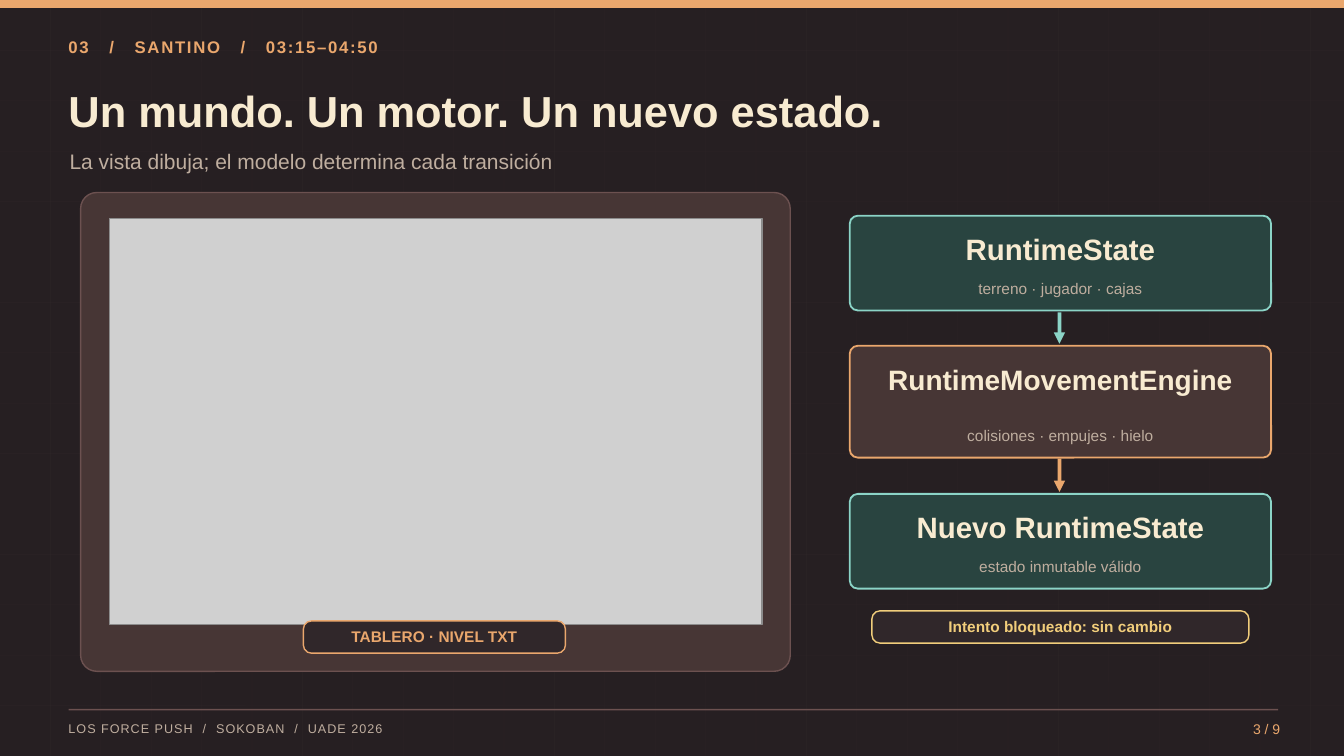
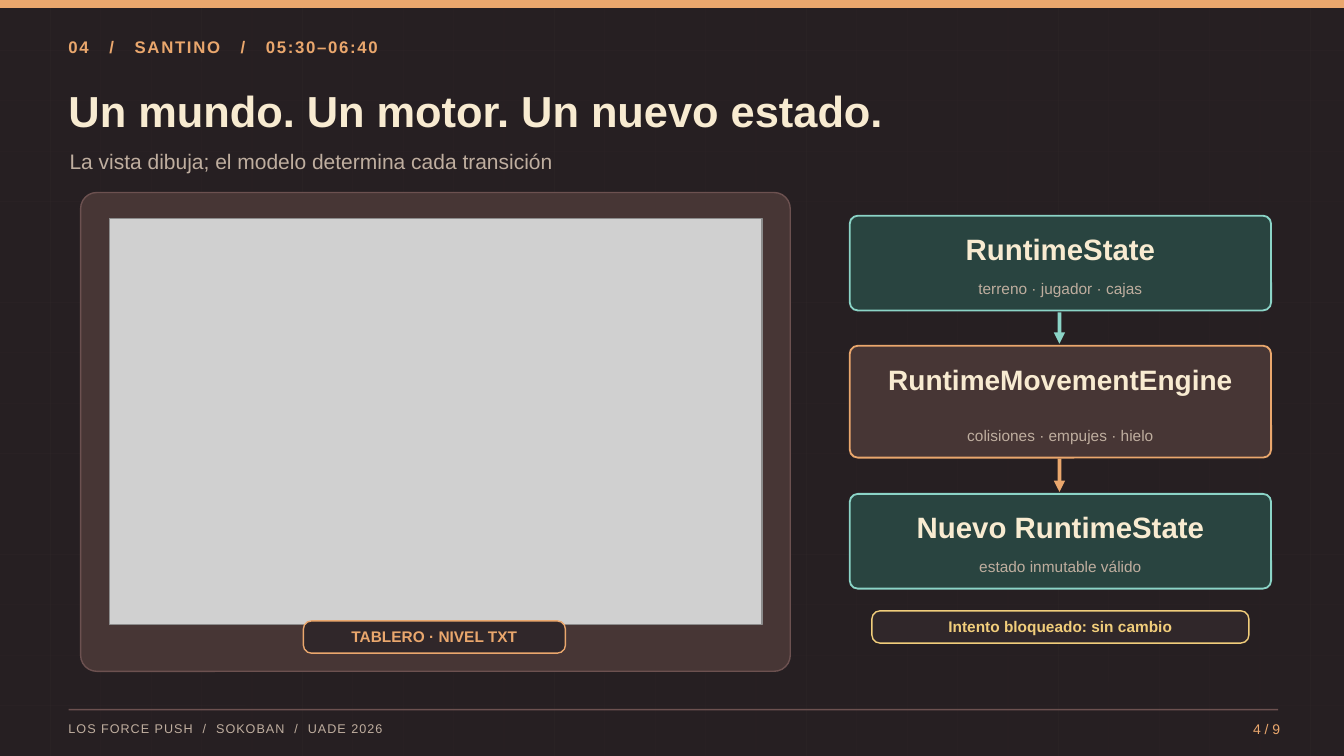
Before and after one commit to smatrauade/Los-Force-Push, a slide deck: slide 4 of entregables/Los_Force_Push_Sokoban_Defensa_18-11-2026.pptx (slide 3 before the commit). Drawn at 1344x756 pixels with LibreOffice and Linux fonts; fonts in the diff are those of the drawing; grey boxes stand for pictures. Boxes give left, top, right and bottom in pixels: in the first picture for what was removed or moved away, otherwise in the second. Text is boxed around its words. In the diff, an @@ line names an element or a change of style, - is before the commit and + after.

```diff
--- a/entregables/Los_Force_Push_Sokoban_Defensa_18-11-2026.pptx
+++ b/entregables/Los_Force_Push_Sokoban_Defensa_18-11-2026.pptx
@@ text at (68, 41, 378, 53): text changed @@
-03 / SANTINO / 03:15–04:50
+04 / SANTINO / 05:30–06:40
@@ text at (1253, 724, 1280, 734): text changed @@
-3 / 9
+4 / 9
```
Also in this commit, not shown: 8 other slides changed, 4 other files.
